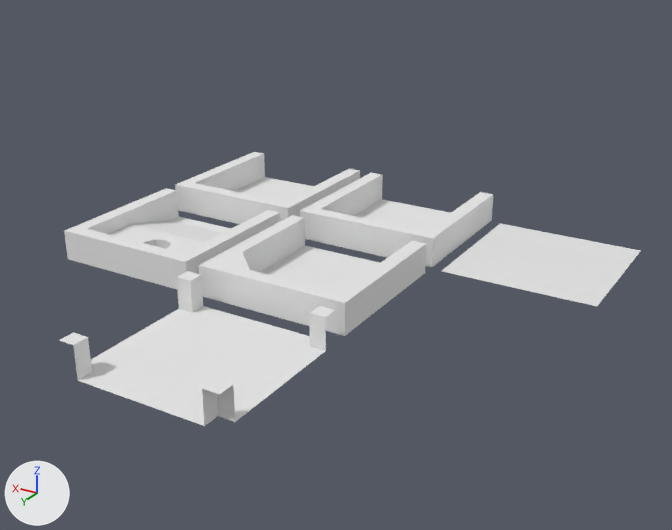
Renders of the Blender file assets/corridor_limat_assets.blend from each side of a commit.
One viewpoint serves both versions: a 50 mm camera at (-3.38, 6.63, 4.73) aimed at (1.75, -1.93, 0.46). The lights are fixed; the arrows at lower left show +X, +Y and +Z.

The first picture shows '4way', 'Floor', 'capflat', 'hole1', 'hole2', 'secondhold'.
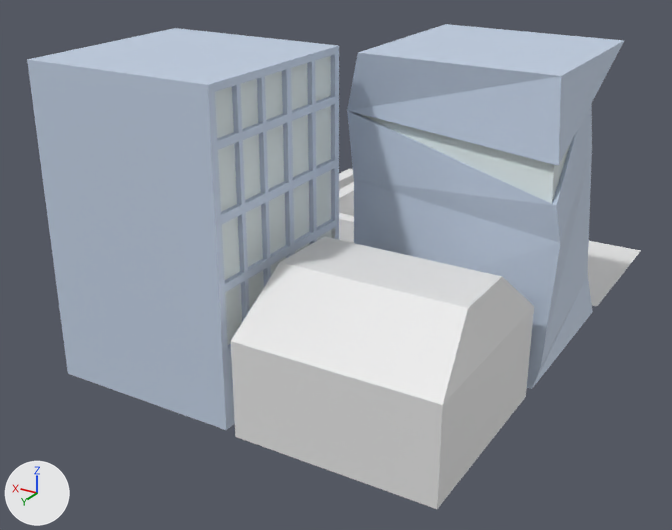
Pixel boxes (x1, y1, x2, y2) of what changed, in the pictures (672 x 530 px):
```json
{"object": "building1", "change": "added", "after": [27, 28, 339, 430], "faces in mat_outside1 (white #c5d3e7)": [27, 28, 339, 430], "faces in mat_inside1 (white #dce6e7)": [215, 56, 335, 345]}
{"object": "fancy building", "change": "added", "after": [347, 24, 624, 389], "faces in mat_outside1 (white #c5d3e7)": [347, 24, 624, 389], "faces in mat_inside1 (white #dce6e7)": [360, 114, 570, 204]}
{"object": "villa", "change": "added", "after": [231, 237, 534, 509]}
{"object": "4way", "change": "deleted", "before": [59, 271, 335, 426]}
{"object": "capflat", "change": "unchanged, covered by the edit", "before": [199, 215, 426, 336]}
{"object": "hole1", "change": "unchanged, covered by the edit", "before": [64, 188, 280, 289]}
{"object": "secondhold", "change": "unchanged, covered by the edit", "before": [300, 173, 493, 267], "after": [339, 182, 354, 243]}
{"object": "Floor", "change": "unchanged, covered by the edit", "before": [442, 224, 640, 306], "after": [588, 241, 640, 306]}
```

The change, as JSON lines over the scene's bpy script:
```json
{"op": "add", "block": "mat_outside1", "code": ["mat_outside1 = principled_material('outside1')", "mat_outside1.base_color = (0.556, 0.651, 0.8)  # white #c5d3e7"]}
{"op": "add", "block": "mat_inside1", "code": ["mat_inside1 = principled_material('inside1')", "mat_inside1.base_color = (0.713, 0.793, 0.8)  # white #dce6e7"]}
{"op": "add", "block": "me_plane_004", "code": ["me_plane_004 = bpy.data.meshes.new('Plane.004')", "me_plane_004.from_pydata(...)  # 240 vertices, 202 faces; spans x -1.0..1.0, y -1.0..1.0, z 0.0..3.16", "# faces by material slot: [181, 21]", "me_plane_004.materials.append(mat_outside1)  # white #c5d3e7", "me_plane_004.materials.append(mat_inside1)  # white #dce6e7"]}
{"op": "add", "block": "me_plane_002", "code": ["me_plane_002 = bpy.data.meshes.new('Plane.002')", "me_plane_002.from_pydata(...)  # 14 vertices, 11 faces; spans x -1.0..1.0, y -1.0..1.0, z 0.0..1.52"]}
{"op": "add", "block": "me_plane_001", "code": ["me_plane_001 = bpy.data.meshes.new('Plane.001')", "me_plane_001.from_pydata(...)  # 25 vertices, 23 faces; spans x -1.15..1.21, y -1.08..1.14, z 0.0..3.09", "# faces by material slot: [22, 1]", "me_plane_001.materials.append(mat_outside1)  # white #c5d3e7", "me_plane_001.materials.append(mat_inside1)  # white #dce6e7"]}
{"op": "remove", "block": "ob_4way", "code": ["ob_4way = bpy.data.objects.new('4way', me_plane)", "ob_4way.location = (2.2, 0.0, 0.0)"]}
{"op": "add", "block": "ob_building1", "code": ["ob_building1 = bpy.data.objects.new('building1', me_plane_004)", "ob_building1.location = (2.19, -0.05, 0.0)"]}
{"op": "add", "block": "ob_villa", "code": ["ob_villa = bpy.data.objects.new('villa', me_plane_002)", "ob_villa.location = (0.05, -0.01, 0.0)"]}
{"op": "add", "block": "ob_fancy_building", "code": ["ob_fancy_building = bpy.data.objects.new('fancy building', me_plane_001)", "ob_fancy_building.location = (0.05, -2.18, 0.0)"]}
```
